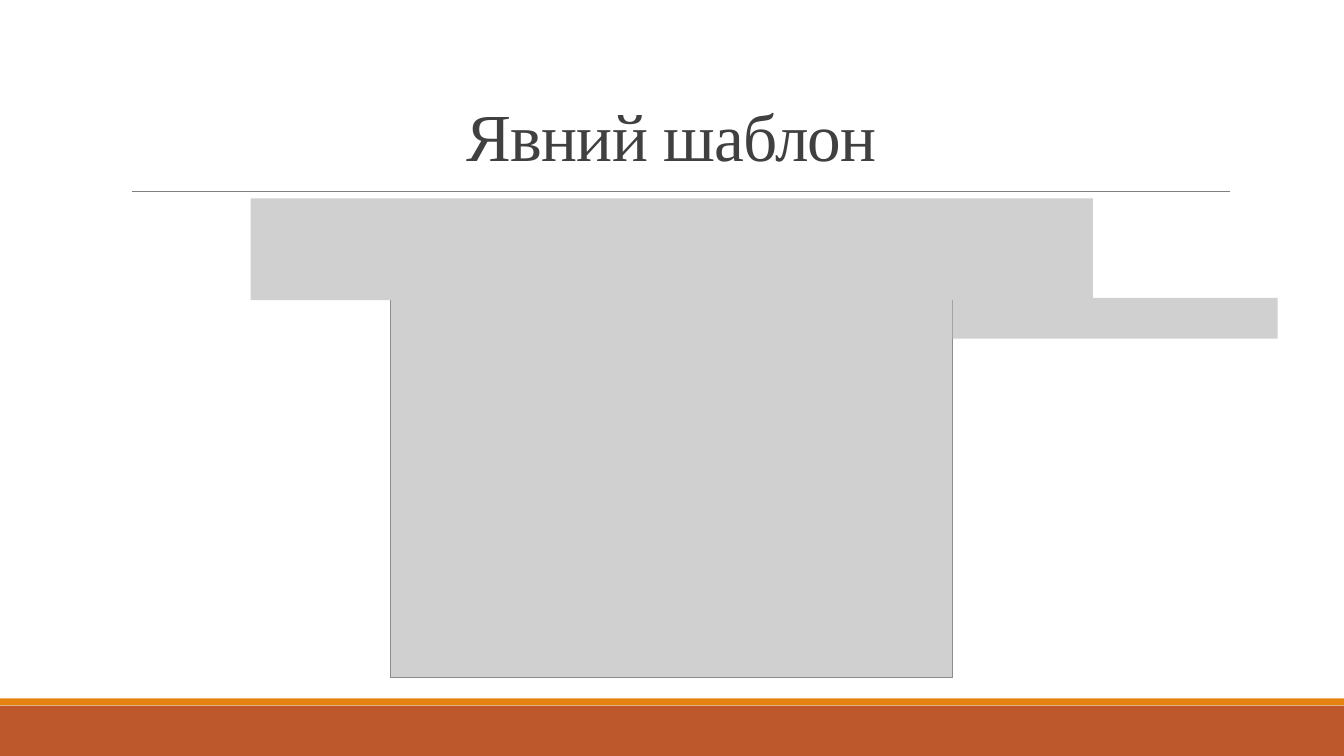
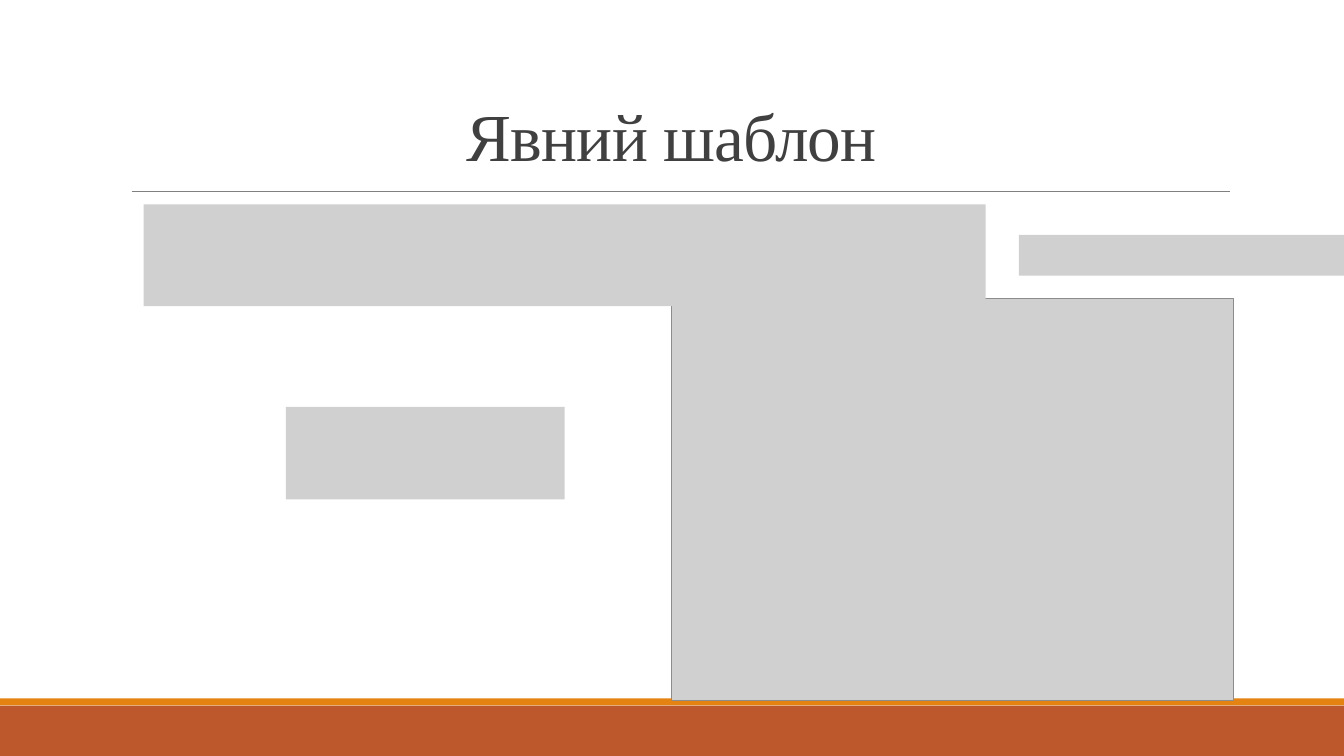
Before and after one commit to ZlayaHurma/DefusionEquation, a slide deck: slide 5 of Presentation.pptx. Drawn at 1344x756 pixels with LibreOffice and Linux fonts; fonts in the diff are those of the drawing; grey boxes stand for pictures. Boxes give left, top, right and bottom in pixels: in the first picture for what was removed or moved away, otherwise in the second. Text is boxed around its words. In the diff, an @@ line names an element or a change of style, - is before the commit and + after.

```diff
--- a/Presentation.pptx
+++ b/Presentation.pptx
@@ picture: place and size @@
-picture at [251, 199, 1094, 300]
+picture at [143, 205, 986, 307]
@@ picture added at [1019, 235, 1344, 275] @@
@@ picture: place and size @@
-picture at [391, 276, 953, 679]
+picture at [671, 298, 1233, 701]
@@ picture removed at [953, 297, 1278, 338] @@
@@ picture added at [286, 407, 566, 500] @@
```
Also in this commit, not shown: 6 other slides changed, 1 other file.
